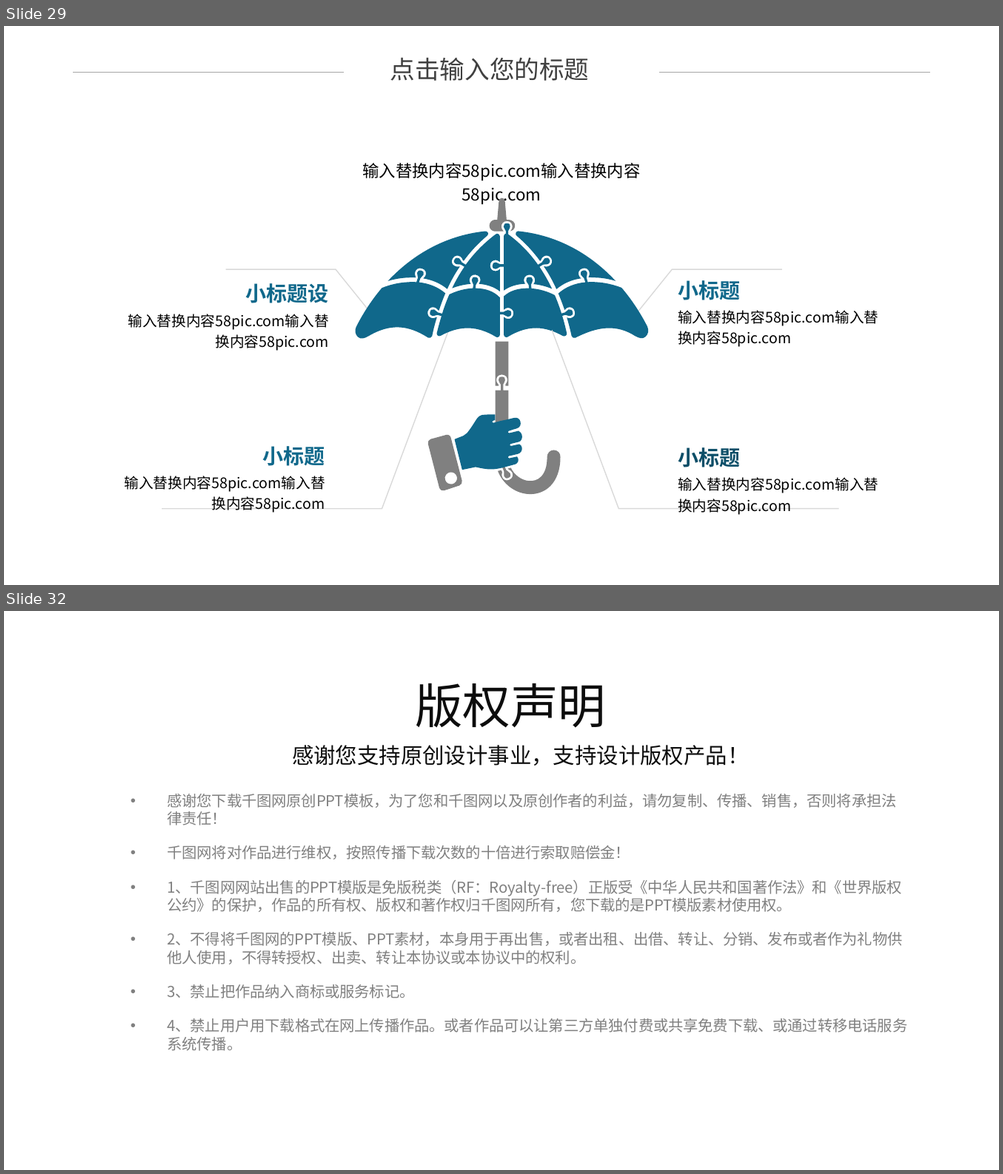
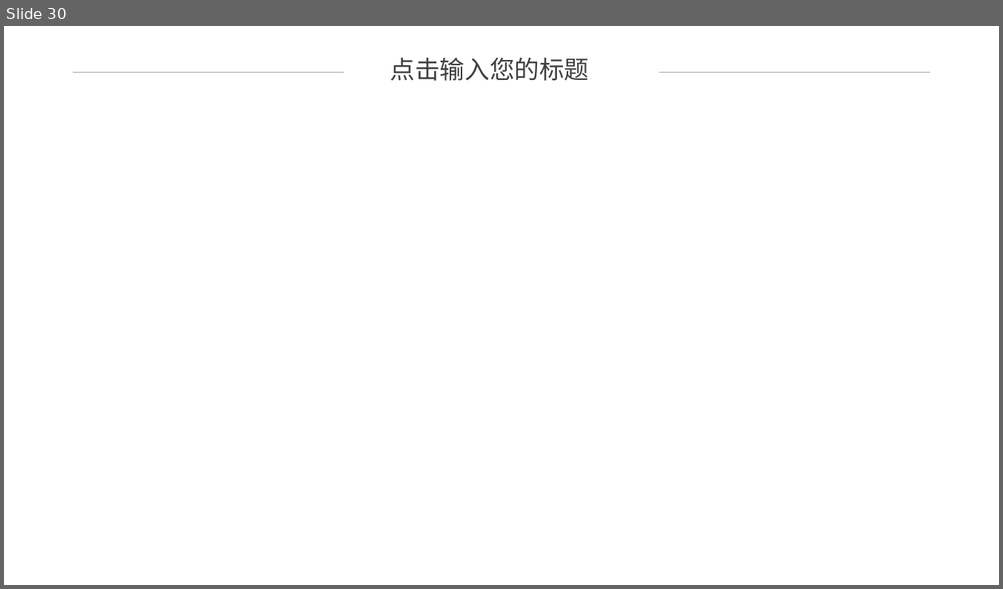
Before and after one commit to ZoeLee23277789/NLP-Courses, a slide deck: NLP243/Projects/EA_MT.pptx. Shown one above the other, each under a label of ours: slides 29 and 32 before the commit, slide 30 after it; the slides between them are not shown. The pictures are 1003x1174 and 1003x589 pixels, drawn with LibreOffice and Linux fonts; fonts in the diff are those of the drawing. Boxes give left, top, right and bottom in pixels: in the first picture for what was removed or moved away, otherwise in the second. Text is boxed around its words. In the diff, an @@ line names an element or a change of style, - is before the commit and + after.

```diff
--- a/NLP243/Projects/EA_MT.pptx
+++ b/NLP243/Projects/EA_MT.pptx
@@ slide 32 removed at (x1=4, y1=611, x2=999, y2=1170), background #FFFFFF @@
@@ text removed at (x1=415, y1=683, x2=606, y2=728) @@
-版权声明
@@ text removed at (x1=292, y1=745, x2=748, y2=766) @@
-感谢您支持原创设计事业，支持设计版权产品！
@@ text removed at (x1=167, y1=794, x2=907, y2=1051) @@
-• 感谢您下载千图网原创PPT模板，为了您和千图网以及原创作者的利益，请勿复制、传播、销售，否则将承担法律责任！
-• 千图网将对作品进行维权，按照传播下载次数的十倍进行索取赔偿金！
-• 1、千图网网站出售的PPT模版是免版税类（RF：Royalty-free）正版受《中华人民共和国著作法》和《世界版权公约》的保护，作品的所有权、版权和著作权归千图网所有，您下载的是PPT模版素材使用权。
-• 2、不得将千图网的PPT模版、PPT素材，本身用于再出售，或者出租、出借、转让、分销、发布或者作为礼物供他人使用，不得转授权、出卖、转让本协议或本协议中的权利。
-• 3、禁止把作品纳入商标或服务标记。
-• 4、禁止用户用下载格式在网上传播作品。或者作品可以让第三方单独付费或共享免费下载、或通过转移电话服务系统传播。
@@ what was slide 29 is now slide 30 @@
@@ slide 30 changed as well @@
@@ group removed at (x1=125, y1=163, x2=878, y2=515): 19 freeform shapes, 9 texts @@
-输入替换内容58pic.com输入替换内容58pic.com
-输入替换内容58pic.com输入替换内容58pic.com
-小标题
-输入替换内容58pic.com输入替换内容58pic.com
-小标题设
-输入替换内容58pic.com输入替换内容58pic.com
-小标题
-输入替换内容58pic.com输入替换内容58pic.com
-小标题
```
Also in this commit, not shown: 9 other slides changed, 8 slides added, 9 other slides removed.
